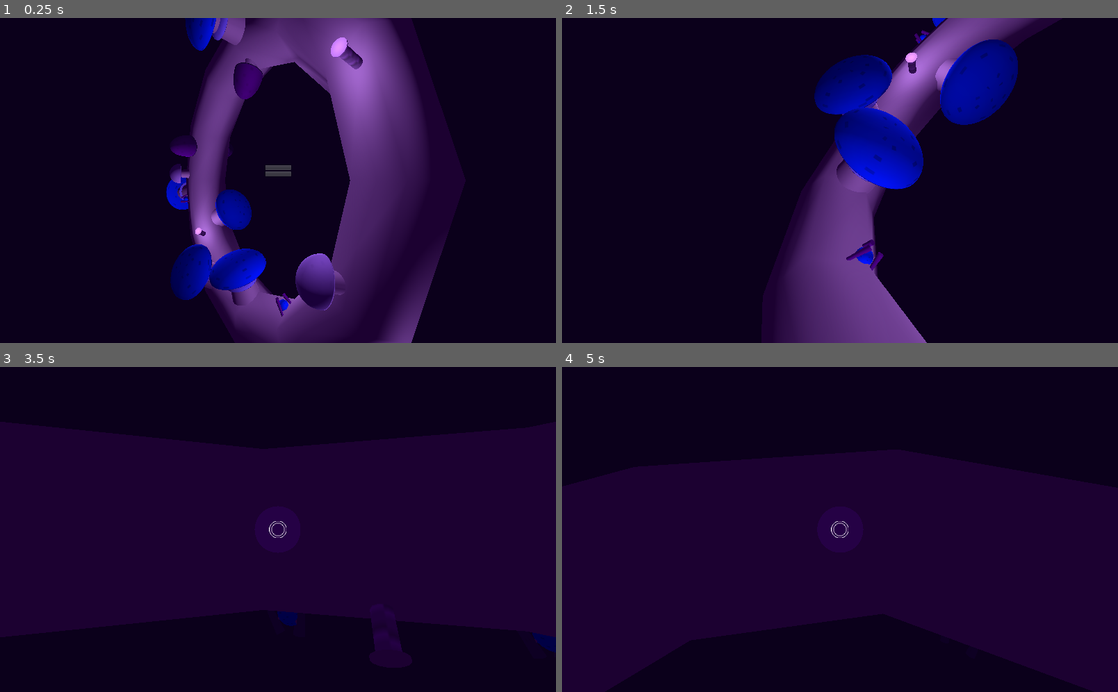
Above: before the commit, frames 1-4 (two rows, left to right).
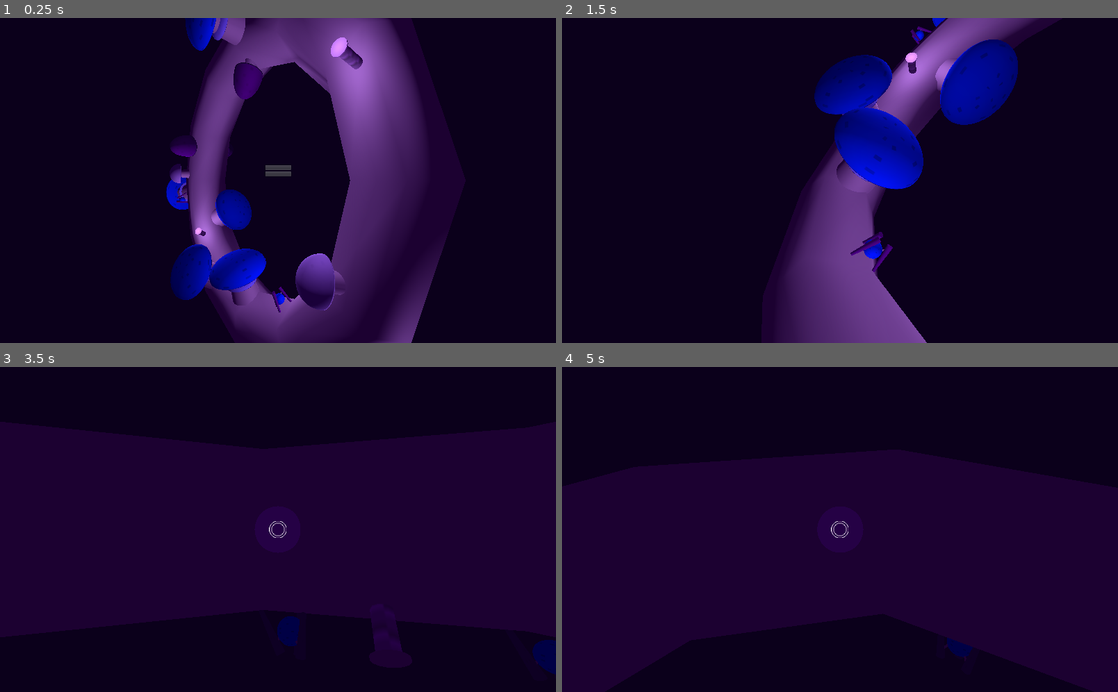
Above: after the commit, the same moments.

Repository: the-alex-g/LD47
Game: Godot game, scene res://Main/MainMenu.tscn
Two runs of this game, one before a commit and one after it. Both use one fixed random seed, a clock stepped at 60 frames per second and the inputs below.
Inputs:
- Up to frame 1 (0.25 s): no input
- Up to frame 2 (1.5 s): click "Play" at 0.5 s; hold Right (Right) from 1.28 s (still down)
- Up to frame 3 (3.5 s): release Right (Right) at 2.03 s; hold Down (Backward) 2.03-2.78 s; hold Right (Right) from 2.78 s (still down)
- Up to frame 4 (5 s): release Right (Right) at 3.53 s; hold Up (Forward) 3.53-4.28 s; hold Left (Left) from 4.28 s (still down)

The runs differ from the first frame. In frame 1, 0.2% of the frame differs, in the area x 31-53%, y 53-92%; in frame 2, 0.5%; in frame 3, 0.6%, in the area x 49-100%, y 75-95%; in frame 4, 0.2%.

Commit message:
Raise enemies off ground a bit

Diff:
--- a/Enemy.tscn
+++ b/Enemy.tscn
@@ -118,7 +118,7 @@
 transform = Transform( 1, 0, 0, 0, 1, 0, 0, 0, 1, 0, 0, 2.5 )
 
 [node name="Enemy" type="Area" parent="Spatial"]
-transform = Transform( 0.25, 0, 0, 0, 0.25, 0, 0, 0, 0.25, 0, 0.5, 0 )
+transform = Transform( 0.25, 0, 0, 0, 0.25, 0, 0, 0, 0.25, 0, 0.6, 0 )
 
 [node name="CollisionShape" type="CollisionShape" parent="Spatial/Enemy"]
 shape = SubResource( 1 )
